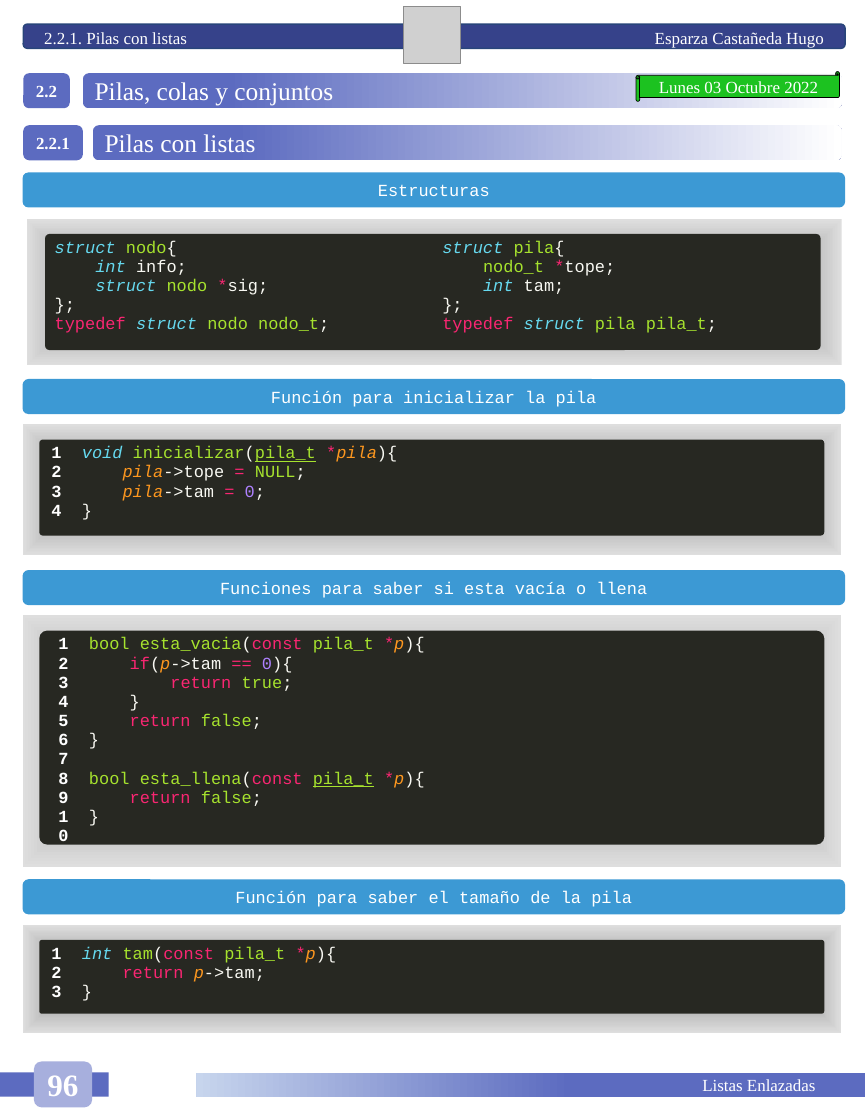
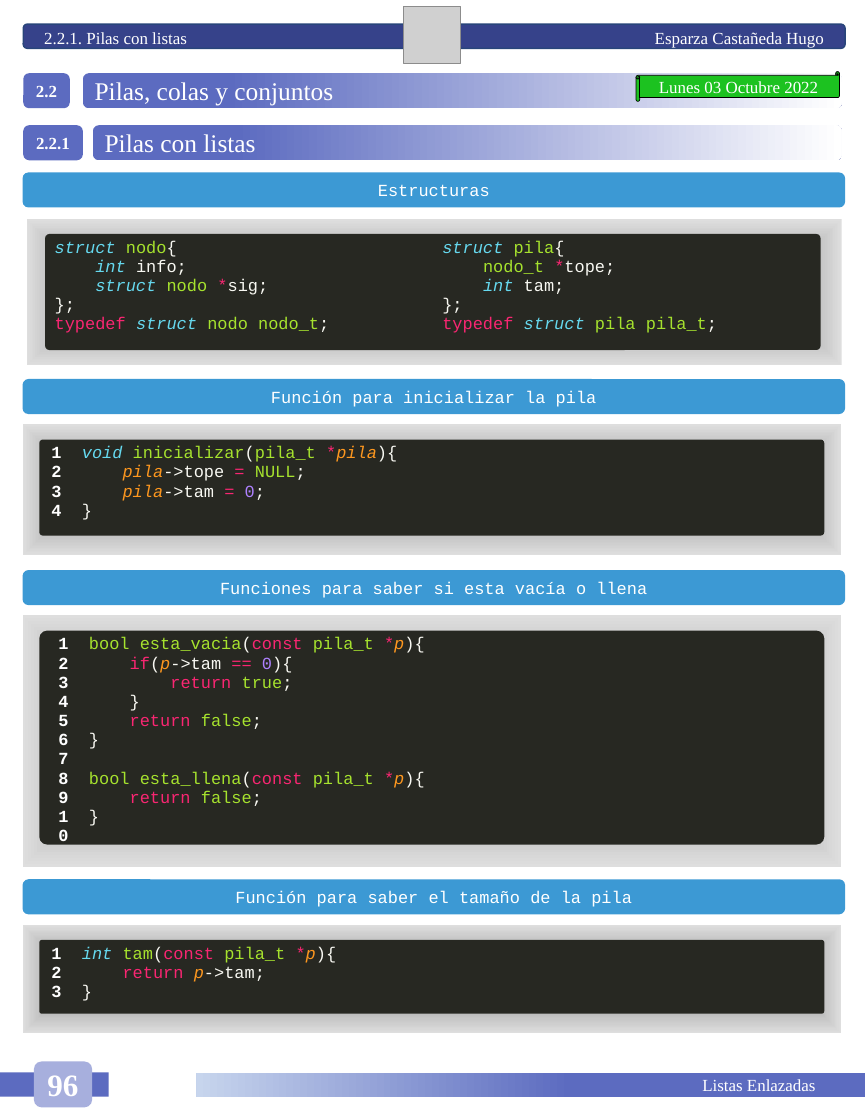
Before and after one commit to HugoEsparzaC/Libreta-Estructuras-II, a slide deck: slide 102 of Libreta Estructuras de Datos II.pptx. Drawn at 865x1120 pixels with LibreOffice and Linux fonts; fonts in the diff are those of the drawing; grey boxes stand for pictures. Boxes give left, top, right and bottom in pixels: in the first picture for what was removed or moved away, otherwise in the second. Text is boxed around its words. In the diff, an @@ line names an element or a change of style, - is before the commit and + after.

```diff
--- a/Libreta Estructuras de Datos II.pptx
+++ b/Libreta Estructuras de Datos II.pptx
@@ table at [40,440,825,531] @@
@@ underline off in "inicializar(pila_t" @@
@@ table at [40,630,825,850] @@
@@ underline off in "pila_t" @@
```
Also in this commit, not shown: 1 other slide changed, 1 other file.
